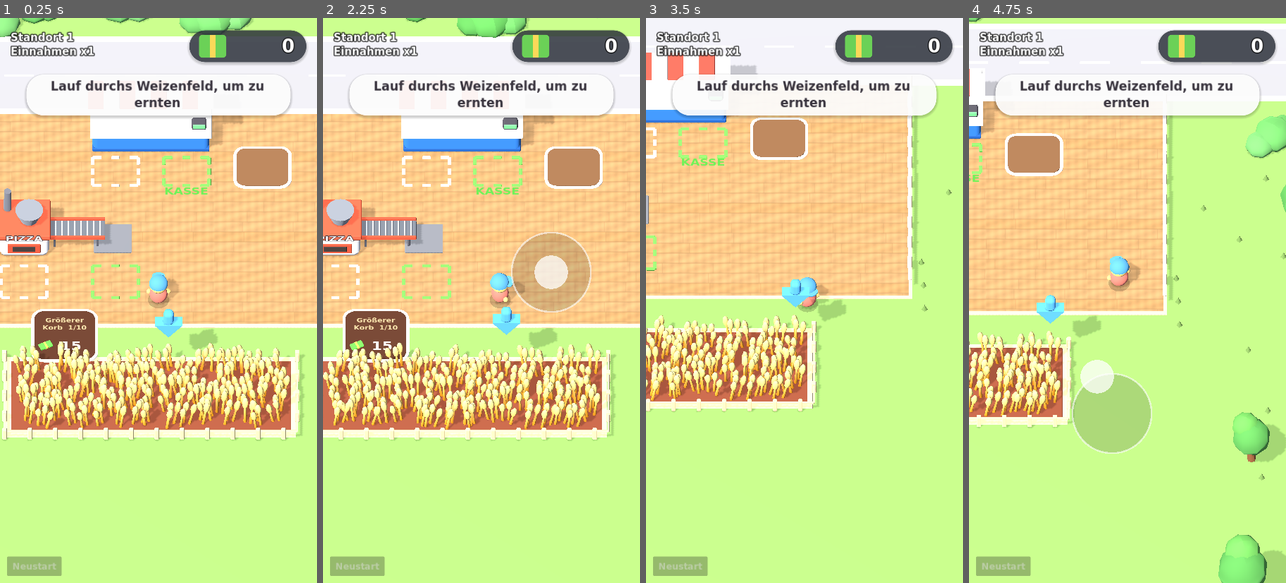
Above: before the commit, frames 1-4 (left to right).
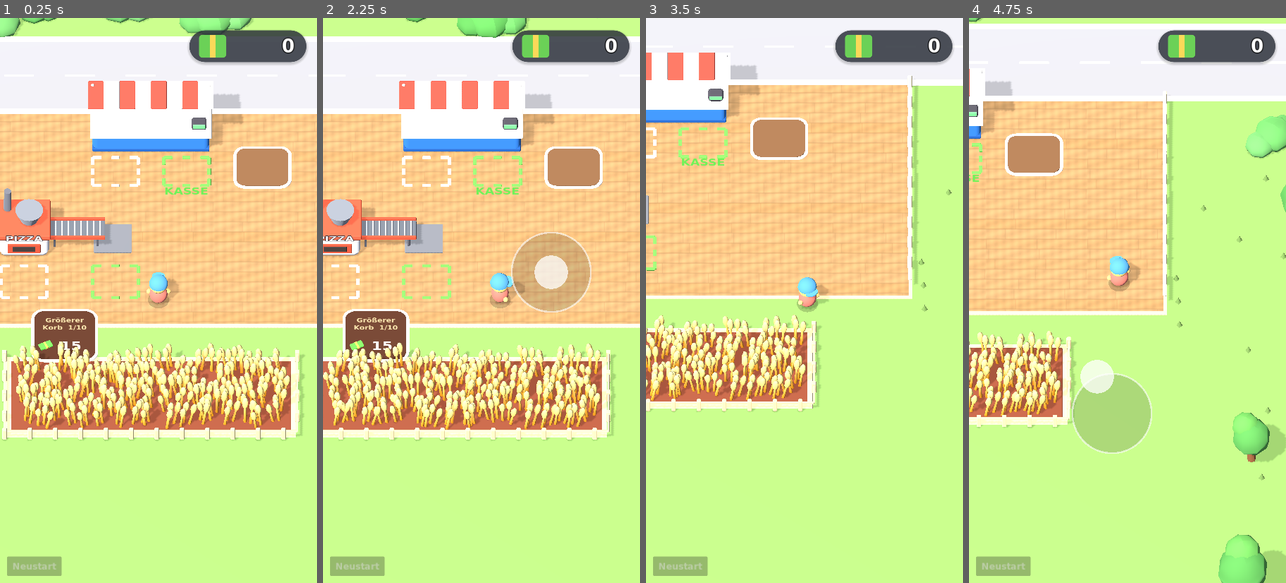
Above: after the commit, the same moments.

Repository: Lukas-sys/Base_Defense_App
Game: Godot game, scene res://scenes/main.tscn
Same seed, same stepped clock (60 frames per second), same inputs: the game is played once before the commit and once after it.
Inputs (mouse positions are in pixels of both pictures, inside the frame that each line leads up to):
- Up to frame 1 (0.25 s): no input
- Up to frame 2 (2.25 s): click "Neustart" at 0.5 s; click "Sicher?" at 1.25 s; move the mouse to (551, 272) at 2.02 s; hold D from 2.03 s (still down); click (551, 272) at 2.17 s
- Up to frame 3 (3.5 s): release D at 2.75 s; drag from (741, 328) to (788, 413) at 2.77 s
- Up to frame 4 (4.75 s): move the mouse to (1159, 176) at 3.52 s; hold D 3.53-4.25 s; click (1159, 176) at 3.67 s; drag from (1111, 413) to (1032, 215) at 4.27 s

The runs differ from the first frame. In frame 1, 3.4% of the frame differs, in the area x 3-92%, y 2-59%; in frame 2, 3.3%; in frame 3, 5.6%, in the area x 3-92%, y 2-54%; in frame 4, 4.3%.

Commit message:
Anleitungstexte, Pfeil und Kauf-Meldungen entfernt, stattdessen Konfetti beim Kaufen
Co-Authored-By: Claude Opus 5.5 <noreply@anthropic.com>
Claude-Session: https://claude.ai/code/session_01NHrYJuGkAi8Q4UN3cXDN46

Diff:
--- a/scripts/hud.gd
+++ b/scripts/hud.gd
@@ -6,8 +6,6 @@
 var joystick: Joystick
 var money_label: Label
 var bonus_label: Label
-var goal_label: Label
-var goal_panel: PanelContainer
 var shown_money := 0.0
 var message_label: Label
 var message_time := 0.0
@@ -71,19 +69,6 @@
 	root.add_child(bonus_label)
 
 	# Aktuelle Aufgabe
-	goal_panel = PanelContainer.new()
-	goal_panel.set_anchors_preset(Control.PRESET_CENTER_TOP)
-	goal_panel.offset_left = -300
-	goal_panel.offset_right = 300
-	goal_panel.offset_top = 128
-	goal_panel.mouse_filter = Control.MOUSE_FILTER_IGNORE
-	goal_panel.add_theme_stylebox_override("panel", _pill(Color(1, 1, 1, 0.92)))
-	root.add_child(goal_panel)
-	goal_label = _label(28, Color(0.22, 0.2, 0.24))
-	goal_label.add_theme_constant_override("outline_size", 0)
-	goal_label.horizontal_alignment = HORIZONTAL_ALIGNMENT_CENTER
-	goal_label.autowrap_mode = TextServer.AUTOWRAP_WORD_SMART
-	goal_panel.add_child(goal_label)
 
 	# Meldungen
 	message_label = _label(36, Color(1.0, 0.95, 0.55))
@@ -117,10 +102,8 @@
 	if absf(shown_money - game.money) < 1.0:
 		shown_money = game.money
 	money_label.text = Util.money_text(floor(shown_money))
-	bonus_label.text = "Standort %d\nEinnahmen x%s" % [game.stars + 1, str(game.income_multiplier())]
-	var goal := game.goal_text()
-	goal_panel.visible = goal != ""
-	goal_label.text = goal
+	bonus_label.visible = game.stars > 0
+	bonus_label.text = "Standort %d  ·  x%s" % [game.stars + 1, str(game.income_multiplier())]
 	if message_time > 0.0:
 		message_time -= delta
 		message_label.modulate.a = clampf(message_time, 0.0, 1.0)
--- a/scripts/main.gd
+++ b/scripts/main.gd
@@ -39,7 +39,6 @@
 var stars := 0
 var levels := {}
 var tile_paid := {}
-var tutorial_step := 0
 var total_sales := 0
 
 var player: Player
@@ -54,7 +53,6 @@
 var helpers: Array[Helper] = []
 var customers: Array[Customer] = []
 var tiles := {}
-var arrow: Node3D
 var spawn_timer := 1.0
 var save_timer := 0.0
 var autopilot_input := Vector2.ZERO
@@ -114,8 +112,6 @@
 		_carrier_interact(h, delta)
 	_player_only(delta)
 	_update_customers(delta)
-	_update_tutorial()
-	_update_arrow()
 	save_timer += delta
 	if save_timer > 10.0:
 		save_timer = 0.0
@@ -182,34 +178,21 @@
 
 func buy_upgrade(id: String) -> void:
 	levels[id] = level(id) + 1
+	if tiles.has(id):
+		celebrate(tiles[id].position)
 	match id:
-		"capacity":
-			hud.show_message("Du kannst jetzt mehr tragen!")
 		"field":
 			field.set_level(level("field"))
 			_build_fence()
-			hud.show_message("Das Feld ist gewachsen!")
 		"farmer":
 			_spawn_helper("farmer")
-			hud.show_message("Ein Erntehelfer arbeitet jetzt für dich!")
 		"cashier":
 			_spawn_helper("cashier")
-			hud.show_message("Der Kassierer bedient jetzt die Kunden!")
 		"waiter":
 			_spawn_helper("waiter")
-			hud.show_message("Ein Kellner bringt das Essen zur Theke!")
 		"pasta":
 			pasta_machine.visible = true
 			pasta_machine.process_mode = Node.PROCESS_MODE_INHERIT
-			hud.show_message("Nudelmaschine gebaut! Kunden bestellen jetzt auch Nudeln.")
-		"oven_speed", "pasta_speed":
-			hud.show_message("Die Maschine arbeitet schneller!")
-		"customers":
-			hud.show_message("Mehr Kunden kommen vorbei!")
-		"prices":
-			hud.show_message("Bessere Zutaten: Kunden zahlen mehr!")
-		"mower":
-			hud.show_message("Du erntest jetzt breiter!")
 		"new_location":
 			_move_to_new_location()
 			return
@@ -389,85 +372,6 @@
 	total_sales += 1
 	popup_text(money_pile.position, "+$" + Util.money_text(c.paid), Color(0.6, 1.0, 0.5))
 	c.leave()
-
-
-# ------------------------------------------------------- Anleitung & Pfeil
-
-func goal_text() -> String:
-	match tutorial_step:
-		0:
-			return "Lauf durchs Weizenfeld, um zu ernten"
-		1:
-			return "Bring den Weizen zum Ofen (weißer Rahmen)"
-		2:
-			return "Hol die fertigen Pizzen ab (grüner Rahmen)"
-		3:
-			return "Leg die Pizzen auf die Theke"
-		4:
-			return "Stell dich an die Kasse und bediene die Kunden"
-		5:
-			return "Sammle dein Geld ein"
-		6:
-			return "Stell dich auf das Bezahlfeld, um es zu kaufen"
-	return ""
-
-
-func _update_tutorial() -> void:
-	var done := false
-	match tutorial_step:
-		0:
-			done = player.has_item("wheat")
-		1:
-			done = oven.input_stock > 0 or oven.output_stock > 0
-		2:
-			done = player.has_item("pizza")
-		3:
-			done = counter.stock["pizza"] > 0
-		4:
-			done = money_pile.amount > 0.0
-		5:
-			done = money > 0.0
-		6:
-			done = level("capacity") > 0
-	if done:
-		tutorial_step += 1
-
-
-func _arrow_target() -> Vector3:
-	match tutorial_step:
-		0:
-			return field.nearest_grown(player.position)
-		1:
-			return oven.input_zone
-		2:
-			return oven.output_zone
-		3:
-			return counter.drop_zone
-		4:
-			return counter.cash_zone
-		5:
-			return money_pile.position
-		6:
-			return UPGRADES["capacity"]["pos"]
-	# Danach: auf das günstigste bezahlbare Feld zeigen
-	if money_pile.amount > 0.0 and money < 1.0:
-		return money_pile.position
-	var best := Vector3.INF
-	var best_cost := INF
-	for id in tiles:
-		var t: PayTile = tiles[id]
-		var left := t.cost - t.paid
-		if left <= money and left < best_cost:
-			best_cost = left
-			best = t.position
-	return best
-
-
-func _update_arrow() -> void:
-	var target := _arrow_target()
-	arrow.visible = target != Vector3.INF
-	if arrow.visible:
-		arrow.position = target + Vector3(0, 2.2 + absf(sin(Time.get_ticks_msec() * 0.005)) * 0.5, 0)
 
 
 # --------------------------------------------------------------- Welt-Aufbau
@@ -567,18 +471,6 @@
 	money_pile.position = Vector3(4.4, 0, -8.6)
 	add_child(money_pile)
 
-	arrow = Node3D.new()
-	var arrow_color := Color(0.35, 0.7, 1.0)
-	arrow.add_child(Util.box(Vector3(0.42, 0.7, 0.42), arrow_color, Vector3(0, 0.95, 0), 0.4))
-	var head := MeshInstance3D.new()
-	var prism := PrismMesh.new()
-	prism.size = Vector3(1.1, 0.75, 0.45)
-	head.mesh = prism
-	head.material_override = Util.mat(arrow_color)
-	head.rotation_degrees = Vector3(0, 0, 180)
-	head.position = Vector3(0, 0.3, 0)
-	arrow.add_child(head)
-	add_child(arrow)
 
 
 func _add_tree(p: Vector3) -> void:
@@ -638,6 +530,32 @@
 	get_tree().create_timer(1.0).timeout.connect(p.queue_free)
 
 
+## Konfetti, wenn etwas gekauft wurde.
+func celebrate(where: Vector3) -> void:
+	var colors := [Color(1.0, 0.85, 0.3), Color(0.45, 0.85, 0.4), Color(0.4, 0.7, 1.0), Color(1.0, 0.45, 0.45)]
+	for c in colors:
+		var p := CPUParticles3D.new()
+		p.one_shot = true
+		p.amount = 10
+		p.lifetime = 1.1
+		p.explosiveness = 1.0
+		p.direction = Vector3.UP
+		p.spread = 50.0
+		p.initial_velocity_min = 5.0
+		p.initial_velocity_max = 8.0
+		p.gravity = Vector3(0, -12, 0)
+		p.angular_velocity_min = -360.0
+		p.angular_velocity_max = 360.0
+		var m := BoxMesh.new()
+		m.size = Vector3(0.14, 0.03, 0.09)
+		p.mesh = m
+		p.material_override = Util.mat(c)
+		p.position = where + Vector3(0, 0.3, 0)
+		add_child(p)
+		p.emitting = true
+		get_tree().create_timer(1.5).timeout.connect(p.queue_free)
+
+
 ## Lässt einen Gegenstand im Bogen von a nach b fliegen (nur Optik).
 func fly_item(kind: String, from: Vector3, to: Vector3) -> void:
 	var it := Util.item(kind)
@@ -705,7 +623,6 @@
 		"stars": stars,
 		"levels": levels,
 		"tile_paid": tile_paid,
-		"tutorial": tutorial_step,
 		"sales": total_sales,
 	}
 	var f := FileAccess.open(SAVE_PATH, FileAccess.WRITE)
@@ -724,7 +641,6 @@
 	stars = int(data.get("stars", 0))
 	levels = data.get("levels", {})
 	tile_paid = data.get("tile_paid", {})
-	tutorial_step = int(data.get("tutorial", 0))
 	total_sales = int(data.get("sales", 0))
 
 
